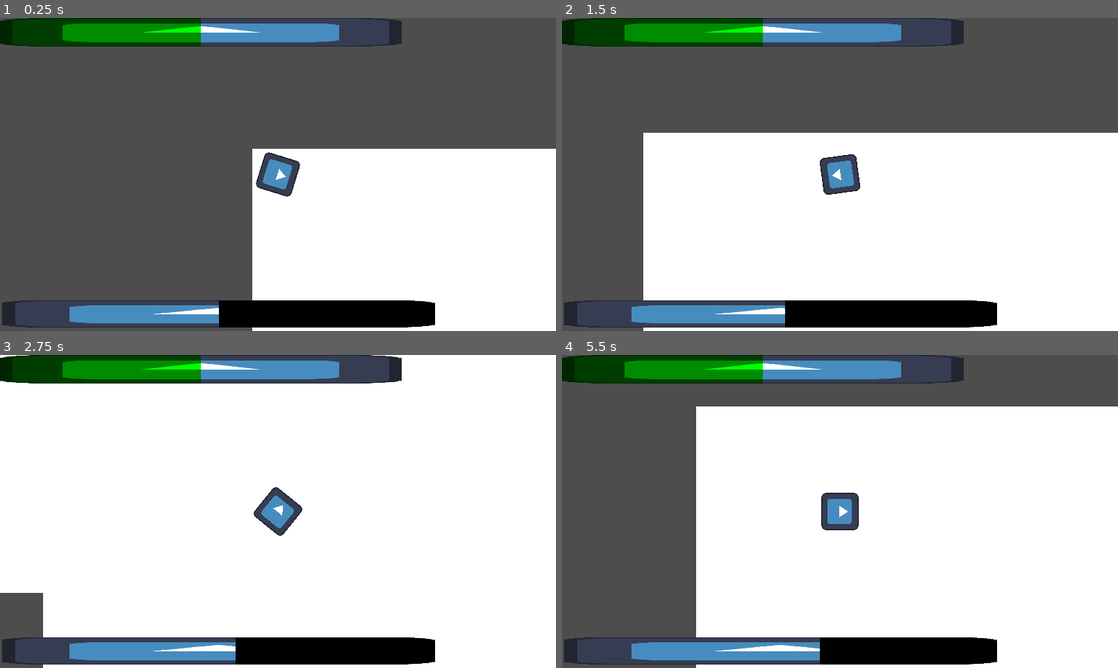
Above: before the commit, frames 1-4 (two rows, left to right).
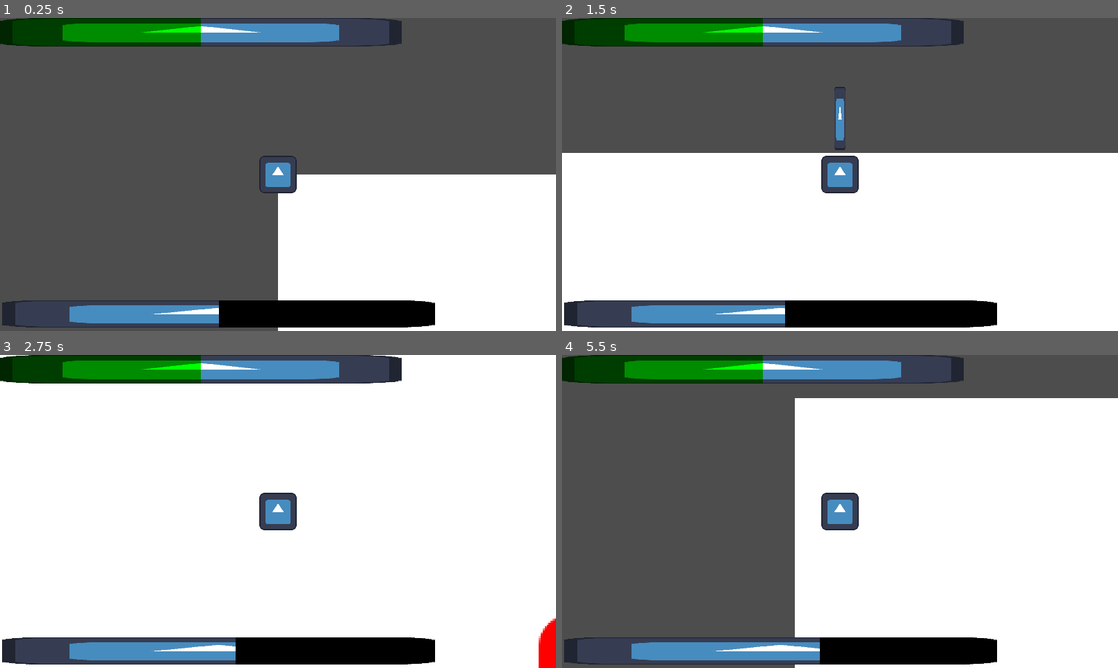
Above: after the commit, the same moments.

Repository: bigmonmulgrew/GodotJam70
Game: Godot game, scene res://Levels/DELETEMETEST.tscn
The game is run twice, just before and just after one commit, with the same random seed, the same clock (stepped at 60 frames per second) and the same inputs. The engine's default icon, where the game draws it, is replaced by a stand-in: a white triangle on a blue panel in a dark square.
Inputs (mouse positions are in pixels of both pictures, inside the frame that each line leads up to):
- Up to frame 1 (0.25 s): no input
- Up to frame 2 (1.5 s): tap Enter at 0.5 s; move the mouse to (962, 158) at 0.52 s; hold D (move_right) 0.53-1.28 s; click (962, 158) at 0.6 s; right-click (962, 158) at 0.8 s; move the mouse to (728, 190) at 1.27 s; hold S (move_down) from 1.28 s (still down); right-click (728, 190) at 1.35 s
- Up to frame 3 (2.75 s): click (166, 527) at 1.55 s; move the mouse to (333, 442) at 2.02 s; release S (move_down) at 2.03 s; hold D (move_right) from 2.03 s (still down); tap Shift (defensive_action) at 2.1 s; right-click (333, 442) at 2.3 s
- Up to frame 4 (5.5 s): move the mouse to (812, 574) at 2.77 s; release D (move_right) at 2.78 s; hold W (move_up) 2.78-3.53 s; click (812, 574) at 2.85 s; move the mouse to (1006, 558) at 3.52 s; hold A (move_left) 3.53-5.03 s; right-click (1006, 558) at 3.6 s; move the mouse to (673, 464) at 4.27 s; click (673, 464) at 4.35 s; move the mouse to (867, 511) at 5.02 s; hold S (move_down) from 5.03 s (still down); right-click (867, 511) at 5.1 s

The runs differ from the first frame. In frame 1, 6.1% of the frame differs, in the area x 45-100%, y 41-100%; in frame 2, 13%; in frame 3, 2.1%; in frame 4, 15%, in the area x 24-100%, y 13-100%.

Commit message:
Changed action bindings to make sense, changed player action type to Node2D
Changing the primaryaction and secondary action node to node2d preserves its location relative to the player.

Diff:
--- a/Levels/DELETEMETEST.tscn
+++ b/Levels/DELETEMETEST.tscn
@@ -2,10 +2,10 @@
 
 [ext_resource type="Texture2D" uid="uid://bsoah8gdmv5su" path="res://icon.svg" id="1_3p44r"]
 [ext_resource type="Script" path="res://Scripts/DELETEMETEST.gd" id="1_vmmgu"]
-[ext_resource type="PackedScene" uid="uid://bs1eddaicb0iy" path="res://Scenes/Character/character.tscn" id="2_xnnp0"]
 [ext_resource type="PackedScene" uid="uid://0vb83wfs1stj" path="res://Scenes/Components/static_damage_element.tscn" id="3_522r3"]
 [ext_resource type="PackedScene" uid="uid://7tmputkdxmuf" path="res://Scenes/empty_arena.tscn" id="4_x8guw"]
 [ext_resource type="PackedScene" uid="uid://d22mivc3fy6ts" path="res://Scenes/Components/damage_element.tscn" id="5_a30s6"]
+[ext_resource type="PackedScene" uid="uid://cjgkjhe7k58s" path="res://Scenes/Character/Player/king_arthur.tscn" id="6_novwh"]
 
 [node name="TEMPTEST" type="Node2D"]
 script = ExtResource("1_vmmgu")
@@ -17,8 +17,6 @@
 
 [node name="DamageElement" parent="." instance=ExtResource("5_a30s6")]
 position = Vector2(533, 357)
-
-[node name="Character" parent="." instance=ExtResource("2_xnnp0")]
 
 [node name="CanvasLayer" type="CanvasLayer" parent="."]
 
@@ -41,3 +39,5 @@
 texture_under = ExtResource("1_3p44r")
 texture_progress = ExtResource("1_3p44r")
 tint_under = Color(0, 0, 0, 1)
+
+[node name="KingArthur" parent="." instance=ExtResource("6_novwh")]
--- a/Scenes/Character/Player/king_arthur.tscn
+++ b/Scenes/Character/Player/king_arthur.tscn
@@ -1,7 +1,12 @@
-[gd_scene load_steps=4 format=3 uid="uid://cjgkjhe7k58s"]
+[gd_scene load_steps=9 format=3 uid="uid://cjgkjhe7k58s"]
 
 [ext_resource type="Texture2D" uid="uid://bsoah8gdmv5su" path="res://icon.svg" id="1_3i75j"]
 [ext_resource type="Script" path="res://Scripts/Character/Player/Player.gd" id="1_goc7c"]
+[ext_resource type="PackedScene" uid="uid://b22mbah3esni7" path="res://Scenes/Components/Attacks/sword_swipe.tscn" id="3_u3au3"]
+[ext_resource type="PackedScene" uid="uid://cid0vv4el0hjd" path="res://Scenes/Components/health_component.tscn" id="4_kq5tx"]
+[ext_resource type="PackedScene" uid="uid://c74bwndkx5s18" path="res://Scenes/Components/user_movement_component.tscn" id="5_4oels"]
+[ext_resource type="PackedScene" uid="uid://b1jwlvk5nun41" path="res://Scenes/Components/resource_component.tscn" id="6_7mpsh"]
+[ext_resource type="PackedScene" uid="uid://cjafnq2r4f08n" path="res://Scenes/Components/dash_component.tscn" id="7_2pvyl"]
 
 [sub_resource type="CircleShape2D" id="CircleShape2D_5pih8"]
 
@@ -15,6 +20,22 @@
 [node name="CollisionShape2D" type="CollisionShape2D" parent="."]
 shape = SubResource("CircleShape2D_5pih8")
 
-[node name="PrimaryAction" type="Node" parent="."]
+[node name="PrimaryAction" type="Node2D" parent="."]
 
-[node name="SecondaryAction" type="Node" parent="."]
+[node name="SwordSwipe" parent="PrimaryAction" instance=ExtResource("3_u3au3")]
+
+[node name="SecondaryAction" type="Node2D" parent="."]
+
+[node name="SwordSwipe" parent="SecondaryAction" instance=ExtResource("3_u3au3")]
+
+[node name="HealthComponent" parent="." instance=ExtResource("4_kq5tx")]
+health = 50
+
+[node name="UserMovementComponent" parent="." instance=ExtResource("5_4oels")]
+
+[node name="ResourceComponent" parent="." instance=ExtResource("6_7mpsh")]
+
+[node name="DashComponent" parent="." instance=ExtResource("7_2pvyl")]
+
+[node name="Camera2D" type="Camera2D" parent="."]
+zoom = Vector2(4, 4)
--- a/Scripts/Character/Player/Player.gd
+++ b/Scripts/Character/Player/Player.gd
@@ -3,7 +3,7 @@
 # Gets the child of PrimaryAction node with index 0
 @onready var primary_action: Node2D = $PrimaryAction.get_child(0)
 # Gets the child of SecondaryAction node with index 0
-@onready var secondary_action: Node2D = $PrimaryAction.get_child(0)
+@onready var secondary_action: Node2D = $SecondaryAction.get_child(0)
 
 func _process(delta):
 	_check_input()
@@ -13,5 +13,11 @@
 	move_and_slide()
 
 func _check_input():
+	# Check if primary action is null
+	if not primary_action:
+		return
+	# Check if secondary action is null
+	if not secondary_action:
+		return
 	if Input.is_action_just_pressed("primary_action"): primary_action.use()
 	if Input.is_action_just_pressed("secondary_action"): secondary_action.use()
--- a/Scripts/DELETEMETEST.gd
+++ b/Scripts/DELETEMETEST.gd
@@ -1,6 +1,6 @@
 extends Node2D
 
-@onready var player: CharacterBody2D = $Character
+@onready var player: CharacterBody2D = $KingArthur
 @onready var health_bar: TextureProgressBar = $CanvasLayer/HealthBar
 @onready var resource_bar: TextureProgressBar = $CanvasLayer/ResourceBar
 
@@ -11,9 +11,9 @@
 func _process(delta):
 	# Update Healthbar
 	health_bar.value = player.get_node("HealthComponent").health
-	if Input.is_action_just_pressed("right_mouse_button"):
+	if Input.is_action_just_pressed("primary_action"):
 		player.get_node("HealthComponent").add_health(10)
-	if Input.is_action_just_pressed("left_mouse_button"):
+	if Input.is_action_just_pressed("secondary_action"):
 		player.get_node("HealthComponent").remove_health(10)
 
 	# Update Resourcebar
